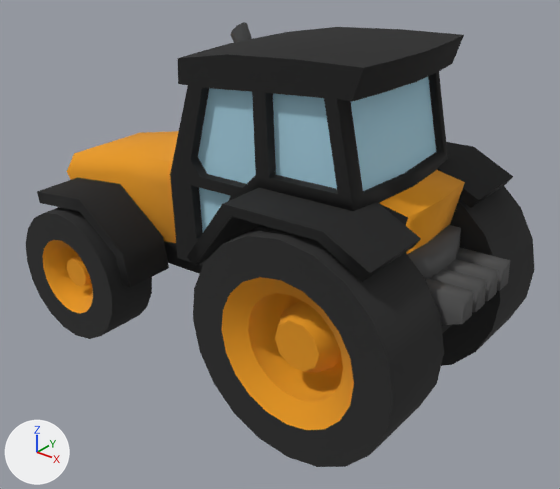
The glTF model assets/models/tractor/tractor_scaled.glb: old version first, new version second.
Before and after are seen from a camera (50 mm lens) standing at (3.76, -4.4, 3.7) and looking at (0.28, -0.05, 1.01). Lighting does not change. The marker at lower left points along +X, +Y and +Z. Where no turn or scale is listed for an object, it has been applied to the vertices. Vertices at the same position are counted once.

Script lines for the objects in view, before the commit:
```python
me_plane_black_0 = bpy.data.meshes.new('Plane_BLACk_0')
me_plane_black_0.from_pydata(...)  # 239 vertices, 416 faces; spans x -1.7..1.75, y -0.99..0.99, z 0.68..2.72
me_plane_black_0.materials.append(mat_black)  # black #1b1b1b
me_plane_tires_0 = bpy.data.meshes.new('Plane_tires_0')
me_plane_tires_0.from_pydata(...)  # 240 vertices, 392 faces; spans x -1.89..1.9, y -1.06..1.06, z 0.05..1.71
me_plane_tires_0.materials.append(mat_tires)  # black #292929
me_plane_yellow_0 = bpy.data.meshes.new('Plane_YELLOW_0')
me_plane_yellow_0.from_pydata(...)  # 399 vertices, 648 faces; spans x -1.84..1.63, y -1.06..1.06, z 0.29..1.81
me_plane_yellow_0.materials.append(mat_yellow)  # orange #e7991b
ob_plane_black_0 = bpy.data.objects.new('Plane_BLACk_0', me_plane_black_0)
ob_plane_black_0.location = (0.043, 0.0, -0.045)
ob_plane_tires_0 = bpy.data.objects.new('Plane_tires_0', me_plane_tires_0)
ob_plane_tires_0.location = (0.043, 0.0, -0.045)
ob_plane_yellow_0 = bpy.data.objects.new('Plane_YELLOW_0', me_plane_yellow_0)
ob_plane_yellow_0.location = (0.043, 0.0, -0.045)
# also in view: 'Plane_glass_0' at (0.51, 0.0, 1.82); 'Plane_gREY_0' at (0.24, 0.08, 1.44)
```
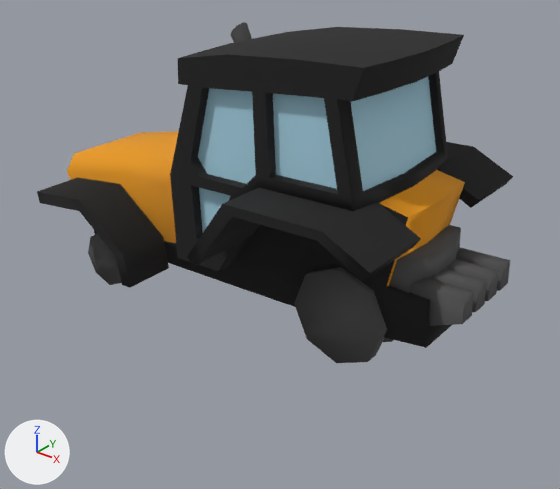
Patch to the scene script:
```diff
--- a/assets/models/tractor/tractor_scaled.glb.py
+++ b/assets/models/tractor/tractor_scaled.glb.py
@@ me_plane_yellow_0 @@
 me_plane_yellow_0.from_pydata(...)  # 399 vertices, 648 faces; spans x -1.84..1.63, y -1.06..1.06, z 0.29..1.81
 # used by ob_plane_yellow_0; location = (0.043, 0.0, -0.045)
+# me_plane_yellow_0 part 1: the loose piece of 90 vertices spanning x 0.53..1.63, y -1.06..-0.68, z 0.33..1.43 is deleted
+# me_plane_yellow_0 part 2: the loose piece of 80 vertices spanning x -1.66..-0.98, y -0.99..-0.72, z 0.29..0.97 is deleted
 me_plane_yellow_0.materials.append(mat_yellow)
@@ ob_plane_tires_0 @@
-ob_plane_tires_0 = bpy.data.objects.new('Plane_tires_0', me_plane_tires_0)
-ob_plane_tires_0.location = (0.043, 0.0, -0.045)
```

Changed parts and their boxes (x1, y1, x2, y2) in the pictures (560 x 489 px):
'Plane_tires_0', deleted (black)
    before: (26, 186, 535, 467)
'Plane_YELLOW_0', reshaped
    before: (43, 131, 465, 430)
    after: (67, 131, 465, 287)
part 1 of me_plane_yellow_0, deleted (orange)
    before: (222, 277, 354, 430)
part 2 of me_plane_yellow_0, deleted (orange)
    before: (43, 240, 93, 313)
